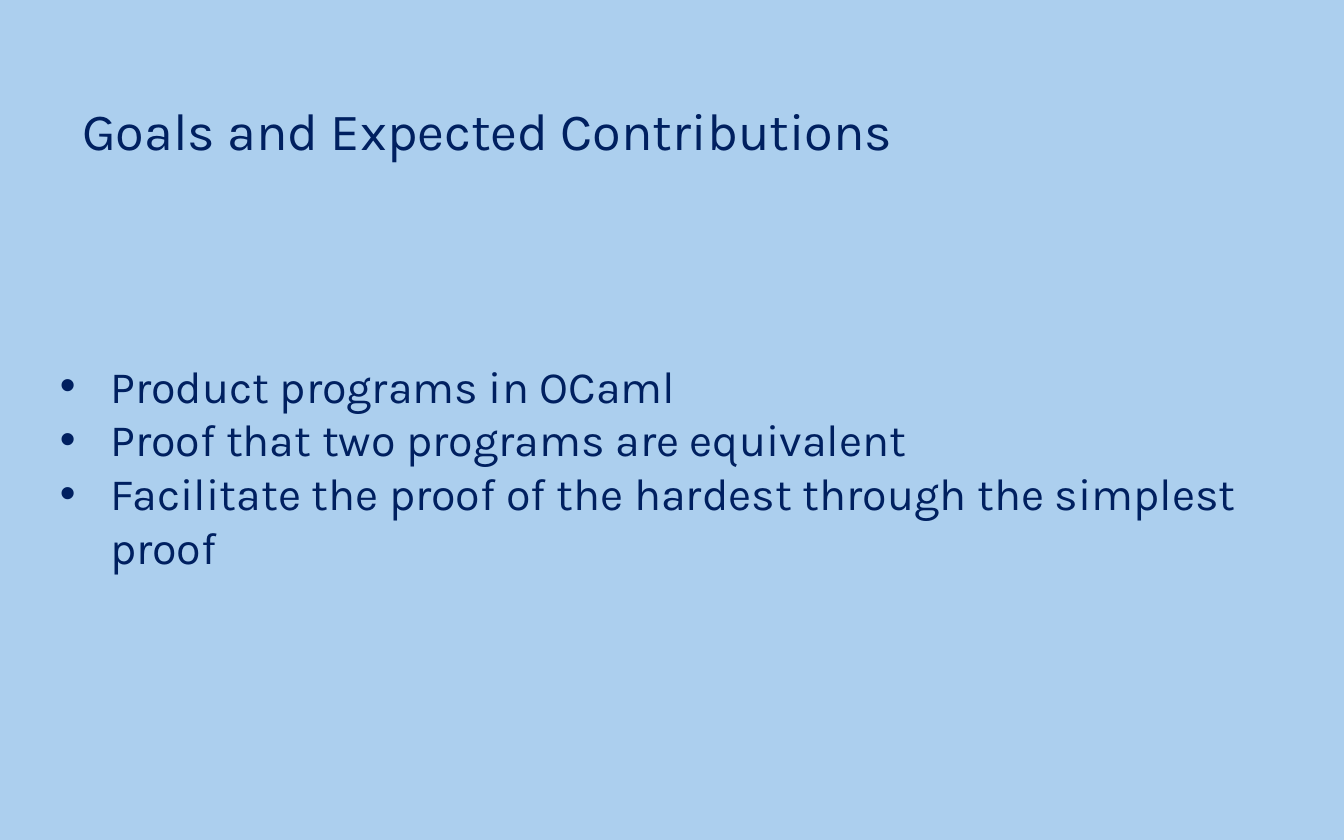
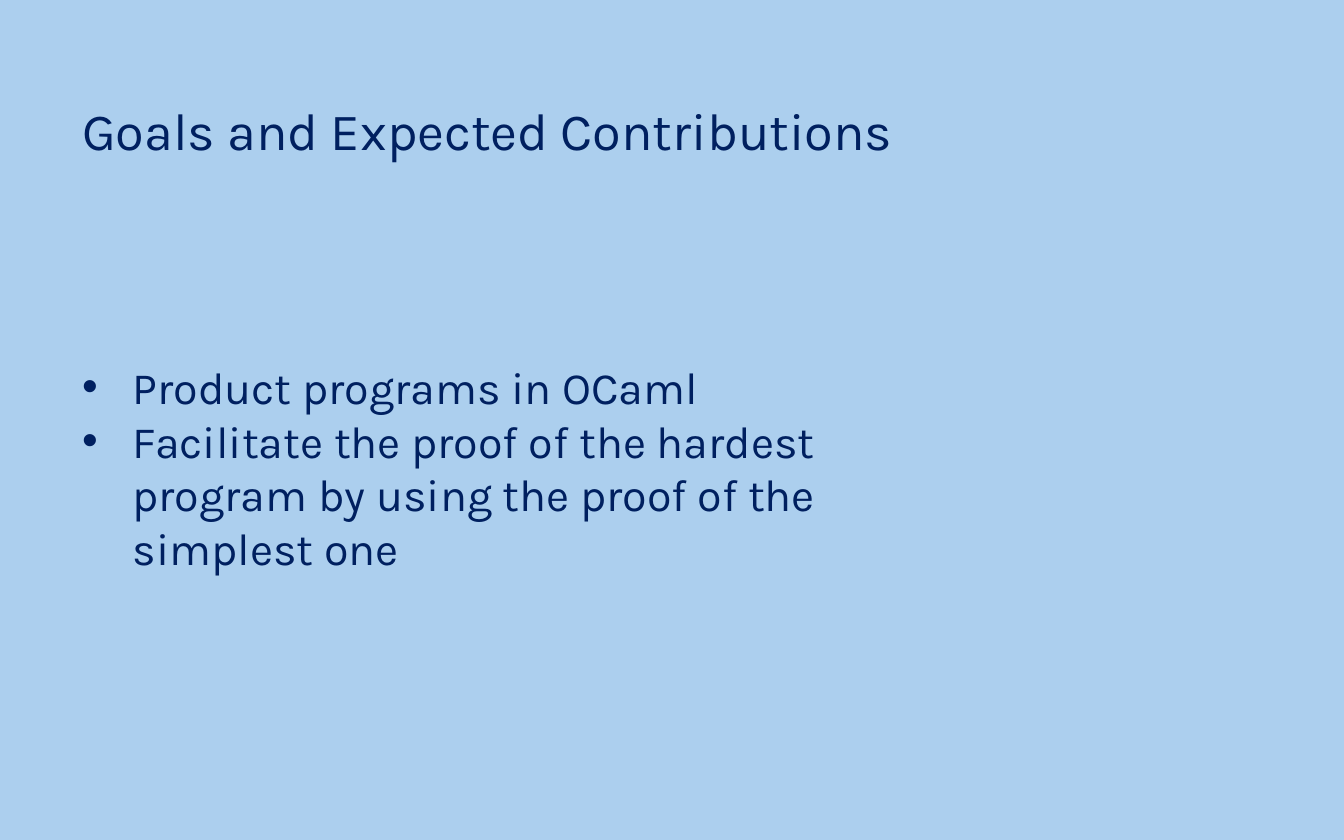
Before and after one commit to JoaoNini75/MasterThesis, a slide deck: slide 6 of Ap Prep Tese.pptx. Drawn at 1344x840 pixels with LibreOffice and Linux fonts; fonts in the diff are those of the drawing. Boxes give left, top, right and bottom in pixels: in the first picture for what was removed or moved away, otherwise in the second. Text is boxed around its words. In the diff, an @@ line names an element or a change of style, - is before the commit and + after.

Commit message:
Update on Goals and Expected Contributions.

```diff
--- a/Ap Prep Tese.pptx
+++ b/Ap Prep Tese.pptx
@@ text "Product programs in OCaml": place and size @@
-text "Product programs in OCaml" at <box>110,372,1236,521</box>
+text "Product programs in OCaml" at <box>133,373,815,576</box>
@@ text at <box>133,427,815,576</box>: text changed @@
-• Proof that two programs are equivalent
-• Facilitate the proof of the hardest through the simplest proof
+• Facilitate the proof of the hardest program by using the proof of the simplest one
```
